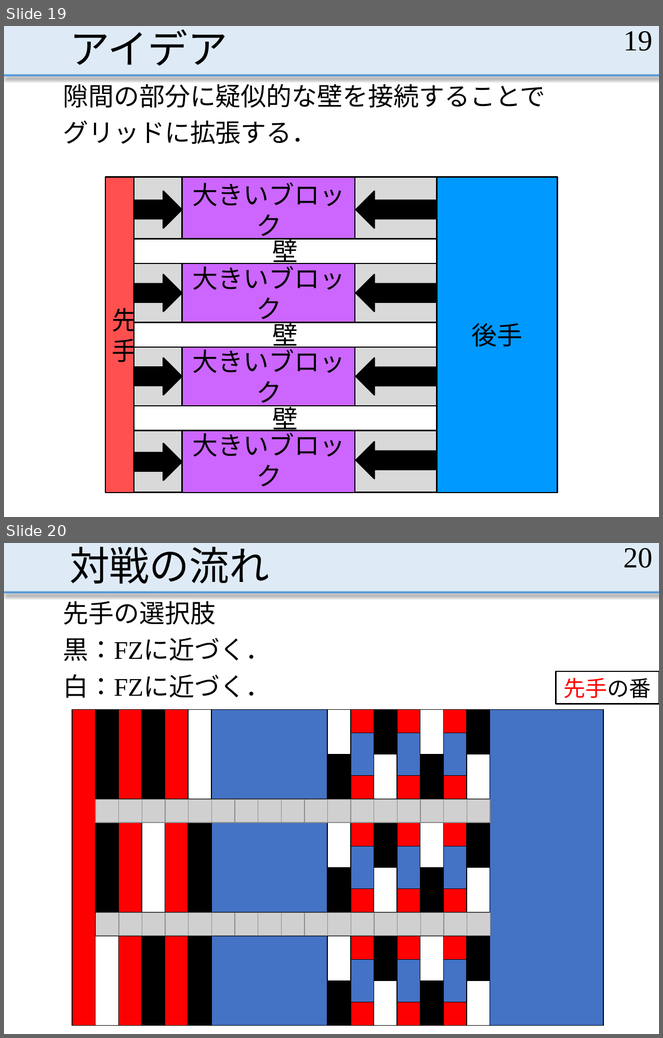
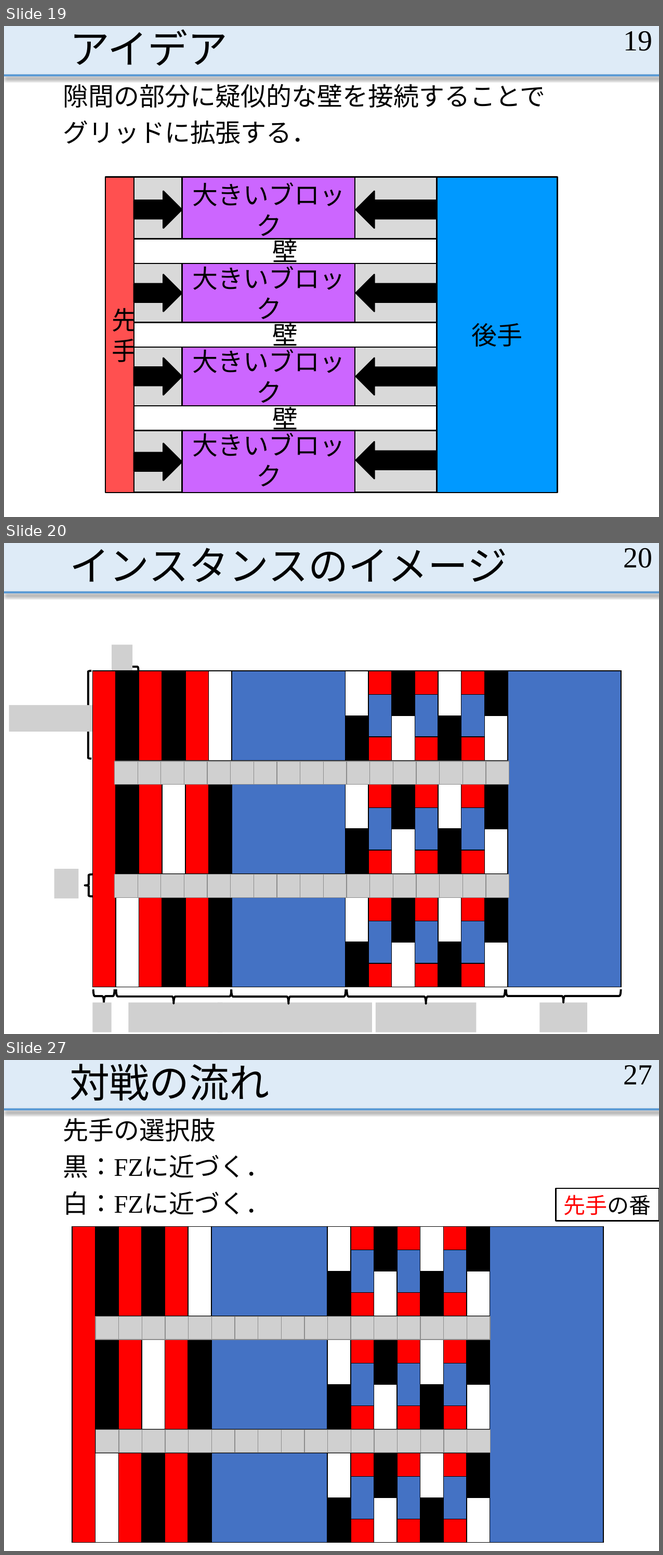
Before and after one commit to MasayaOda/SR, a slide deck: 190513oda.pptx. Shown one above the other, each under a label of ours: slides 19 and 20 before the commit, slides 19, 20 and 27 after it; the slides between them are not shown. The pictures are 663x1038 and 663x1555 pixels, drawn with LibreOffice and Linux fonts; fonts in the diff are those of the drawing; grey boxes stand for pictures. Boxes give left, top, right and bottom in pixels: in the first picture for what was removed or moved away, otherwise in the second. Text is boxed around its words. In the diff, an @@ line names an element or a change of style, - is before the commit and + after.

```diff
--- a/190513oda.pptx
+++ b/190513oda.pptx
@@ slide 20 added at [4, 543, 659, 1034], background #FFFFFF; not listed: 2 template elements that a slide beside it also shows @@
@@ title added at [70, 548, 507, 582], 44 pt, text #000000 @@
+インスタンスのイメージ
@@ page number added at [623, 548, 652, 568], 32 pt, text #000000 @@
+20
@@ picture added at [112, 644, 132, 671] @@
@@ left brace added at [116, 663, 139, 670], outline #000000 2.25 pt @@
@@ left brace added at [85, 671, 91, 759], outline #000000 2.25 pt @@
@@ table added at [92, 671, 617, 987], 14 rows, 15 columns @@
+ |  |  |  |  |  |  |  |  |  |  |  |  |  | 
+ |  |  |  |  |  |  |  |  |  |  |  |  |  | 
+ |  |  |  |  |  |  |  |  |  |  |  |  |  | 
+ |  |  |  |  |  |  |  |  |  |  |  |  |  | 
+ |  |  |  |  |  |  |  |  |  |  |  |  |  | 
+ |  |  |  |  |  |  |  |  |  |  |  |  |  | 
+ |  |  |  |  |  |  |  |  |  |  |  |  |  | 
+ |  |  |  |  |  |  |  |  |  |  |  |  |  | 
+ |  |  |  |  |  |  |  |  |  |  |  |  |  | 
+ |  |  |  |  |  |  |  |  |  |  |  |  |  | 
+ |  |  |  |  |  |  |  |  |  |  |  |  |  | 
+ |  |  |  |  |  |  |  |  |  |  |  |  |  | 
+ |  |  |  |  |  |  |  |  |  |  |  |  |  | 
+ |  |  |  |  |  |  |  |  |  |  |  |  |  | 
@@ picture added at [9, 705, 100, 732] @@
@@ group added at [115, 761, 509, 784]: 17 pictures @@
@@ picture added at [54, 869, 79, 899] @@
@@ left brace added at [85, 875, 92, 897], outline #000000 2.25 pt @@
@@ group added at [115, 875, 509, 898]: 17 pictures @@
@@ left brace added at [93, 990, 114, 1003], outline #000000 2.25 pt @@
@@ left brace added at [116, 990, 231, 1004], outline #000000 2.25 pt @@
@@ left brace added at [232, 990, 346, 1004], outline #000000 2.25 pt @@
@@ left brace added at [347, 990, 505, 1004], outline #000000 2.25 pt @@
@@ left brace added at [506, 990, 621, 1003], outline #000000 2.25 pt @@
@@ picture added at [92, 1003, 112, 1032] @@
@@ picture added at [128, 1003, 223, 1032] @@
@@ picture added at [218, 1003, 372, 1032] @@
@@ picture added at [375, 1003, 476, 1032] @@
@@ picture added at [540, 1003, 588, 1032] @@
@@ what was slide 20 is now slide 27 @@
@@ page number at [623, 1065, 652, 1084]: text changed @@
-20
+27
```
Also in this commit, not shown: 3 slides changed, 6 other slides added.
